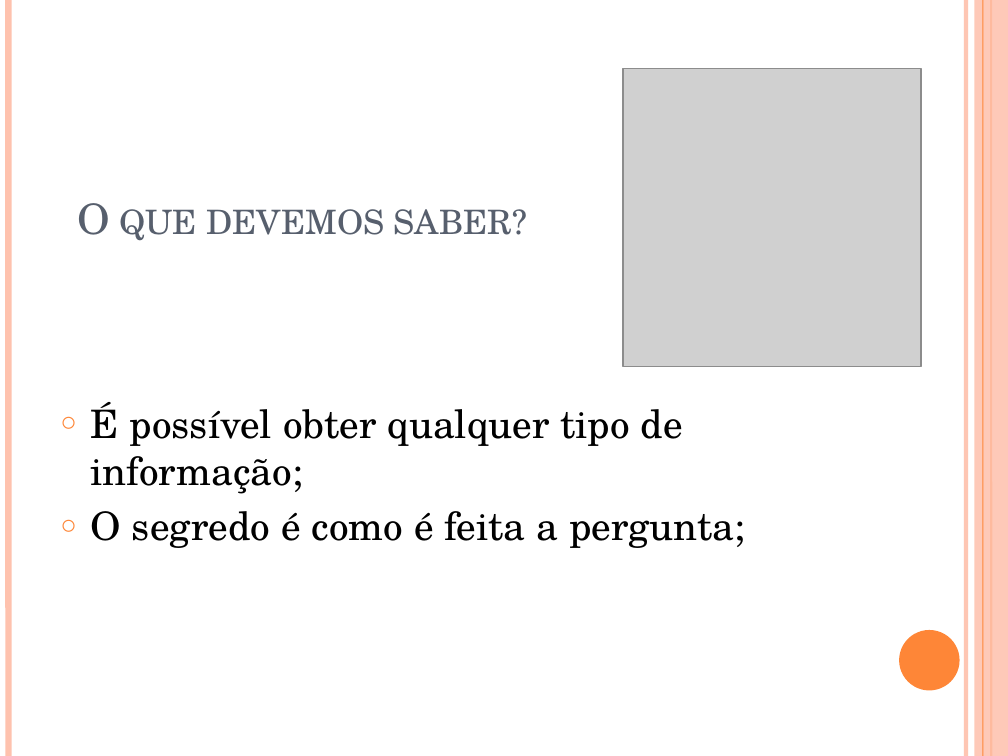
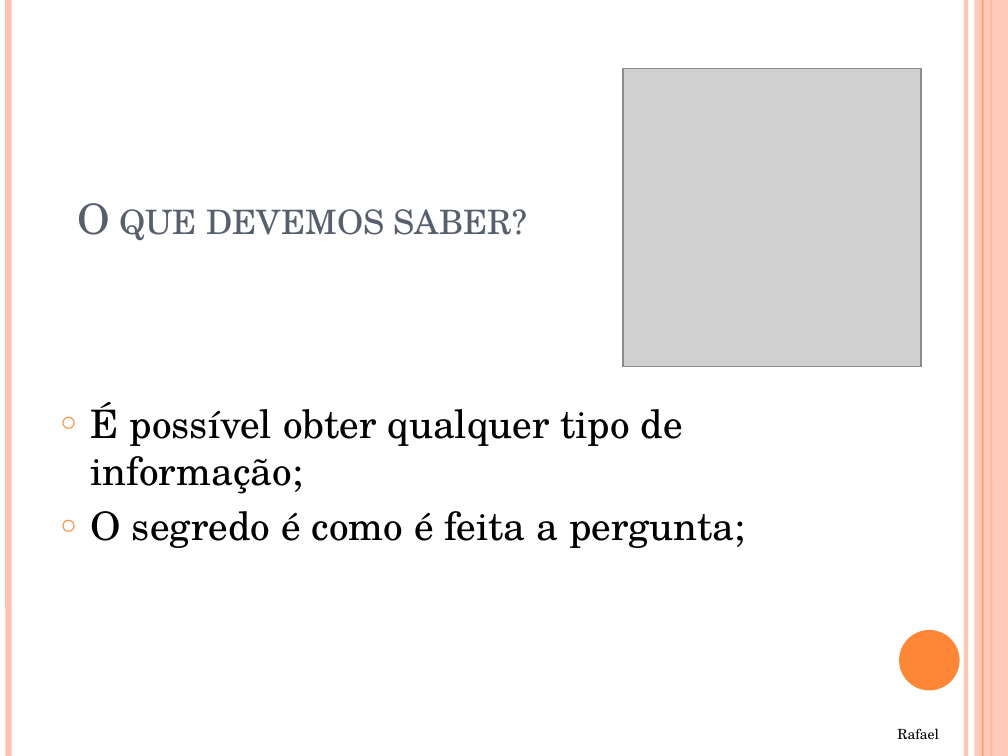
Before and after one commit to WeslleySanto/UNIP-CC, a slide deck: slide 11 of 7semestre/SD/TP1/apresentação-big-data.pptx. Drawn at 1008x756 pixels with LibreOffice and Linux fonts; fonts in the diff are those of the drawing; grey boxes stand for pictures. Boxes give left, top, right and bottom in pixels: in the first picture for what was removed or moved away, otherwise in the second. Text is boxed around its words. In the diff, an @@ line names an element or a change of style, - is before the commit and + after.

```diff
--- a/7semestre/SD/TP1/apresentação-big-data.pptx
+++ b/7semestre/SD/TP1/apresentação-big-data.pptx
@@ text added at <box>897,728,939,739</box>, 10 pt, text #000000 @@
+Rafael
```
Also in this commit, not shown: 11 other slides changed, 3 other files.
